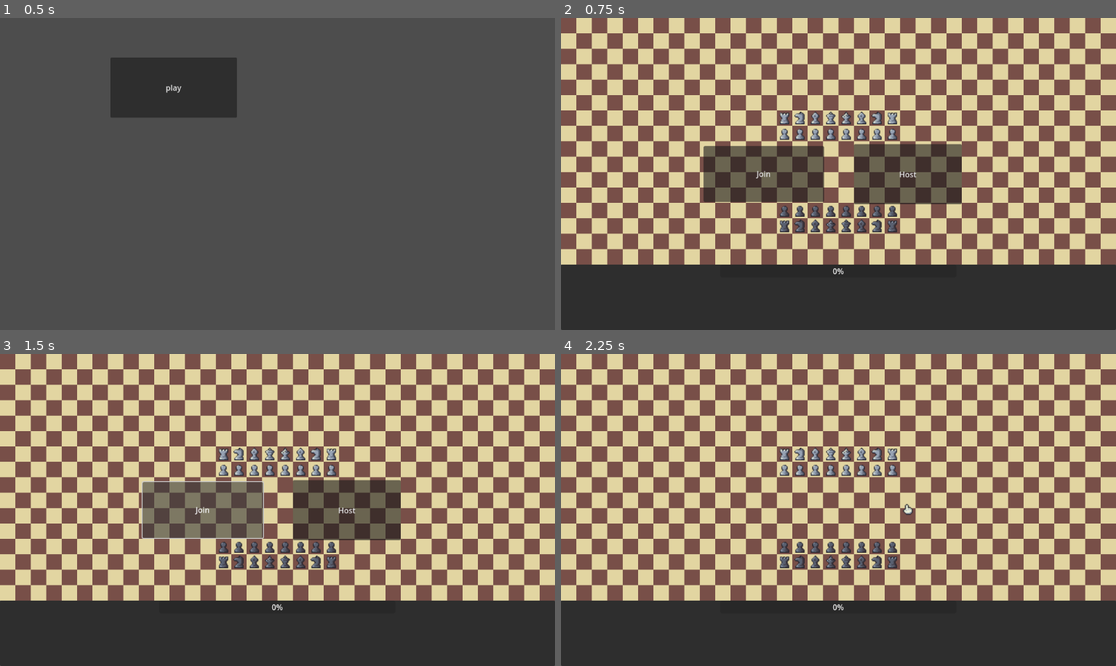
Above: before the commit, frames 1-4 (two rows, left to right).
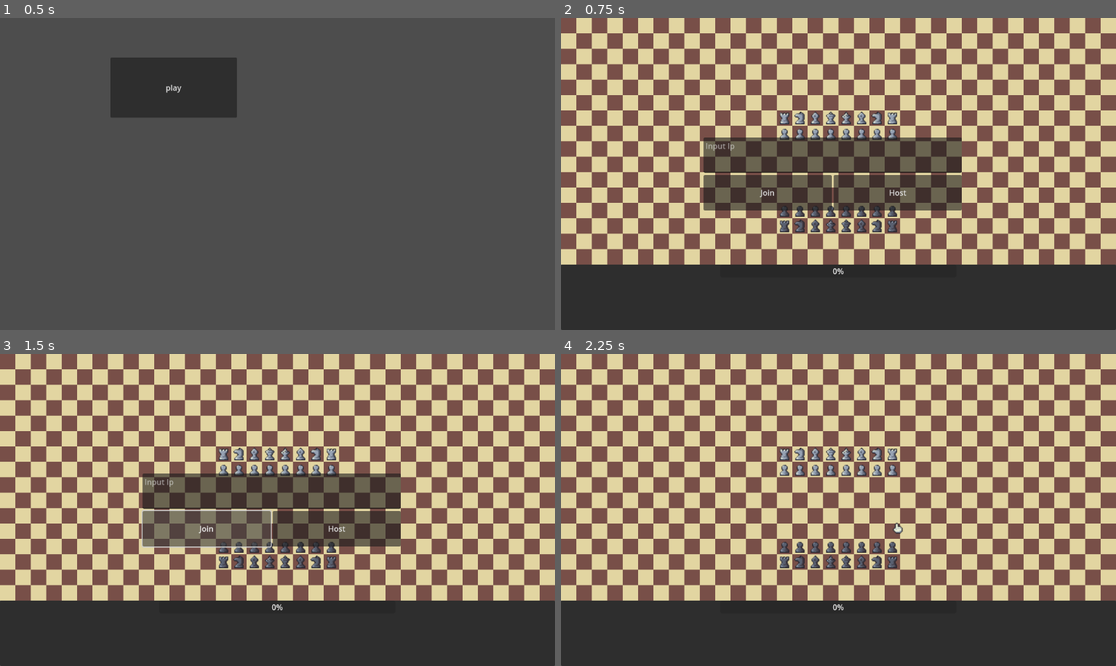
Above: after the commit, the same moments.

Repository: sentinelle28/Chess_P2P
Game: Godot game, scene res://scene/main/main_menu.tscn
The game is run twice, just before and just after one commit, with the same random seed, the same clock (stepped at 60 frames per second) and the same inputs.
Inputs:
- Up to frame 1 (0.5 s): no input
- Up to frame 2 (0.75 s): click "play" at 0.5 s
- Up to frame 3 (1.5 s): click "Join" at 1.25 s
- Up to frame 4 (2.25 s): click "Host" at 2 s

Frame 1 is identical in both runs. In frame 2, 3.6% of the frame differs, in the area x 25-73%, y 38-62%; in frame 3, 3.8%, in the area x 25-73%, y 38-63%; in frame 4, less than 0.1%.
Error before the commit: Out of bounds get index '1' (on base: 'PackedStringArray') (res://scene/gameplay_scene/gameplay.gd:32)

Commit message:
Add ability to play through the internet
though you need to use the external website for your address

Diff:
--- a/scene/gameplay_scene/gameplay.gd
+++ b/scene/gameplay_scene/gameplay.gd
@@ -21,6 +21,7 @@
 	_add_player(1)
 	_hide_UI()
 
+
 func _update_peer(_value:int)->void:
 	is_two = true
 	$UI_related/UI/bottom_box/action/Start.show()
@@ -29,11 +30,19 @@
 	internet_related.hide()
 
 func _on_join_pressed()->void:
-	peer.create_client(IP.get_local_addresses()[1],PORT)
-	print("connected to: ", IP.get_local_addresses()[1])
-	multiplayer.multiplayer_peer = peer
-	_add_player(2)
-	_hide_UI()
+	var to_connect:String = $UI_related/ui/VBoxContainer/TextEdit.text
+	if is_valid_ip(to_connect):
+		#IP.get_local_addresses()[1]
+		print("connected to: ", to_connect)
+		multiplayer.multiplayer_peer = peer
+		_add_player(2)
+		_hide_UI()
+
+func is_valid_ip(ip:String)->bool:
+	var result:Error = peer.create_client(ip,PORT)
+	if result != OK:
+		return false
+	return true
 
 func _add_player(id:int)->void:
 	var player = playerscene.instantiate()
--- a/scene/gameplay_scene/gameplay.tscn
+++ b/scene/gameplay_scene/gameplay.tscn
@@ -46,29 +46,31 @@
 grow_horizontal = 2
 grow_vertical = 2
 
-[node name="Join" type="Button" parent="UI_related/ui"]
+[node name="VBoxContainer" type="VBoxContainer" parent="UI_related/ui"]
 layout_mode = 1
-anchors_preset = 4
-anchor_top = 0.5
-anchor_bottom = 0.5
-offset_top = -58.0
-offset_right = 250.0
-offset_bottom = 58.0
-grow_vertical = 2
+anchors_preset = 15
+anchor_right = 1.0
+anchor_bottom = 1.0
+grow_horizontal = 2
+grow_vertical = 2
+
+[node name="TextEdit" type="TextEdit" parent="UI_related/ui/VBoxContainer"]
+layout_mode = 2
+size_flags_vertical = 3
+placeholder_text = "Input Ip"
+
+[node name="Control" type="HBoxContainer" parent="UI_related/ui/VBoxContainer"]
+layout_mode = 2
+size_flags_vertical = 3
+
+[node name="Join" type="Button" parent="UI_related/ui/VBoxContainer/Control"]
+layout_mode = 2
+size_flags_horizontal = 3
 text = "Join"
 
-[node name="Host" type="Button" parent="UI_related/ui"]
-layout_mode = 1
-anchors_preset = 6
-anchor_left = 1.0
-anchor_top = 0.5
-anchor_right = 1.0
-anchor_bottom = 0.5
-offset_left = -224.0
-offset_top = -62.5
-offset_bottom = 62.5
-grow_horizontal = 0
-grow_vertical = 2
+[node name="Host" type="Button" parent="UI_related/ui/VBoxContainer/Control"]
+layout_mode = 2
+size_flags_horizontal = 3
 text = "Host"
 
 [node name="UI" type="Panel" parent="UI_related"]
@@ -419,8 +421,8 @@
 is_black = false
 image_to_load = ExtResource("12_aje2a")
 
-[connection signal="pressed" from="UI_related/ui/Join" to="." method="_on_join_pressed"]
-[connection signal="pressed" from="UI_related/ui/Host" to="." method="_on_host_pressed"]
+[connection signal="pressed" from="UI_related/ui/VBoxContainer/Control/Join" to="." method="_on_join_pressed"]
+[connection signal="pressed" from="UI_related/ui/VBoxContainer/Control/Host" to="." method="_on_host_pressed"]
 [connection signal="pressed" from="UI_related/UI/bottom_box/action/InMatch/Reset" to="." method="_do_consequence"]
 [connection signal="pressed" from="UI_related/UI/bottom_box/action/InMatch/Validate" to="." method="_send_action"]
 [connection signal="pressed" from="UI_related/UI/bottom_box/action/Start" to="." method="_on_start_pressed"]
